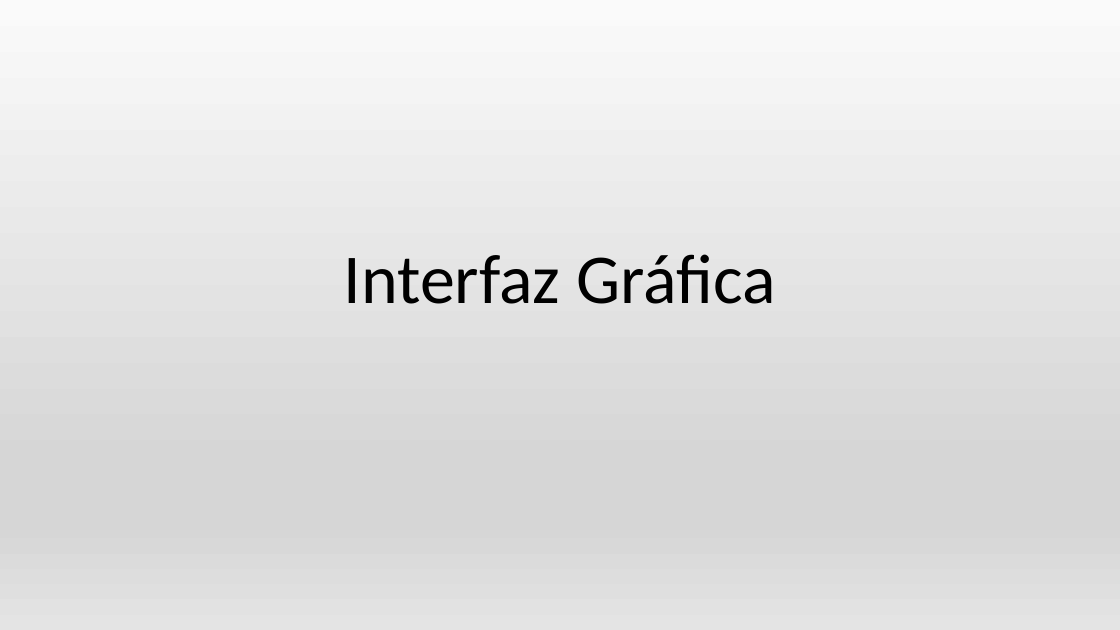
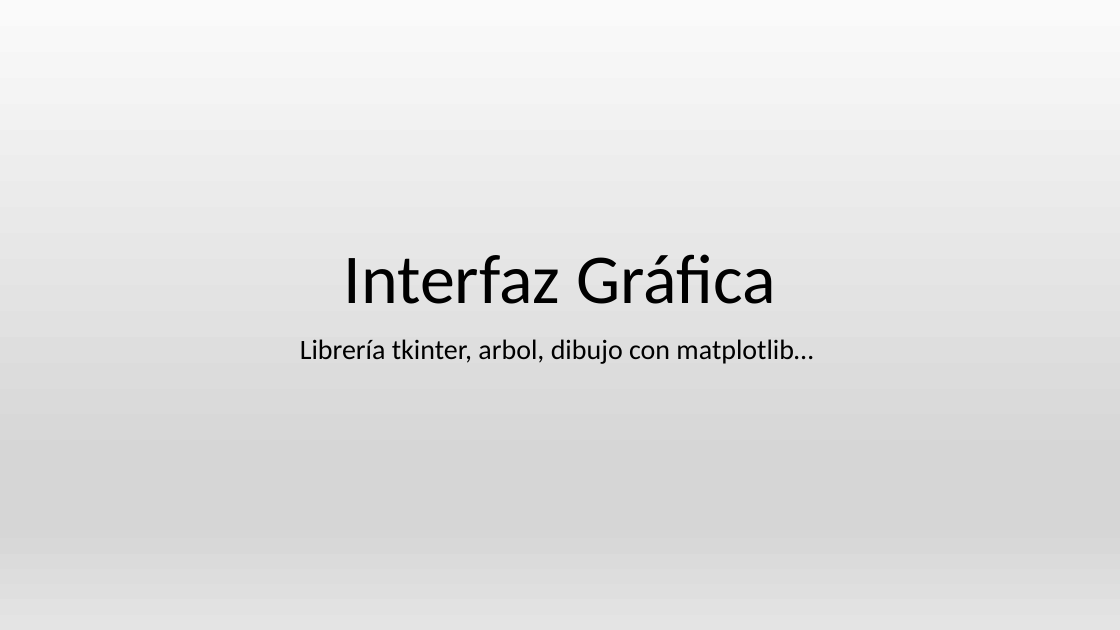
Before and after one commit to AGarciaCast/MetroJapon, a slide deck: slide 9 of PresentacionMetro.pptx (slide 8 before the commit). Drawn at 1120x630 pixels with LibreOffice and Linux fonts; fonts in the diff are those of the drawing. Boxes give left, top, right and bottom in pixels: in the first picture for what was removed or moved away, otherwise in the second. Text is boxed around its words. In the diff, an @@ line names an element or a change of style, - is before the commit and + after.

```diff
--- a/PresentacionMetro.pptx
+++ b/PresentacionMetro.pptx
@@ subtitle added at (300,339,813,364), 24 pt, text #000000 @@
+Librería tkinter, arbol, dibujo con matplotlib…
```
Also in this commit, not shown: 3 other slides changed, 2 slides added, 1 slide removed.
